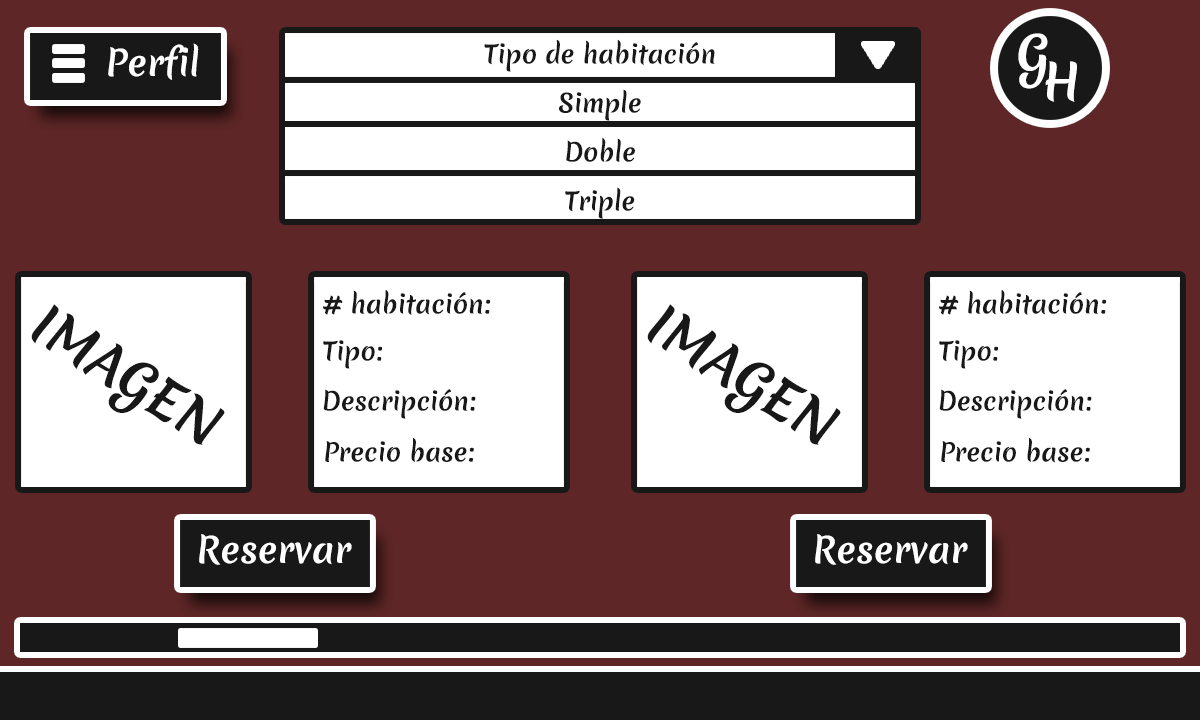
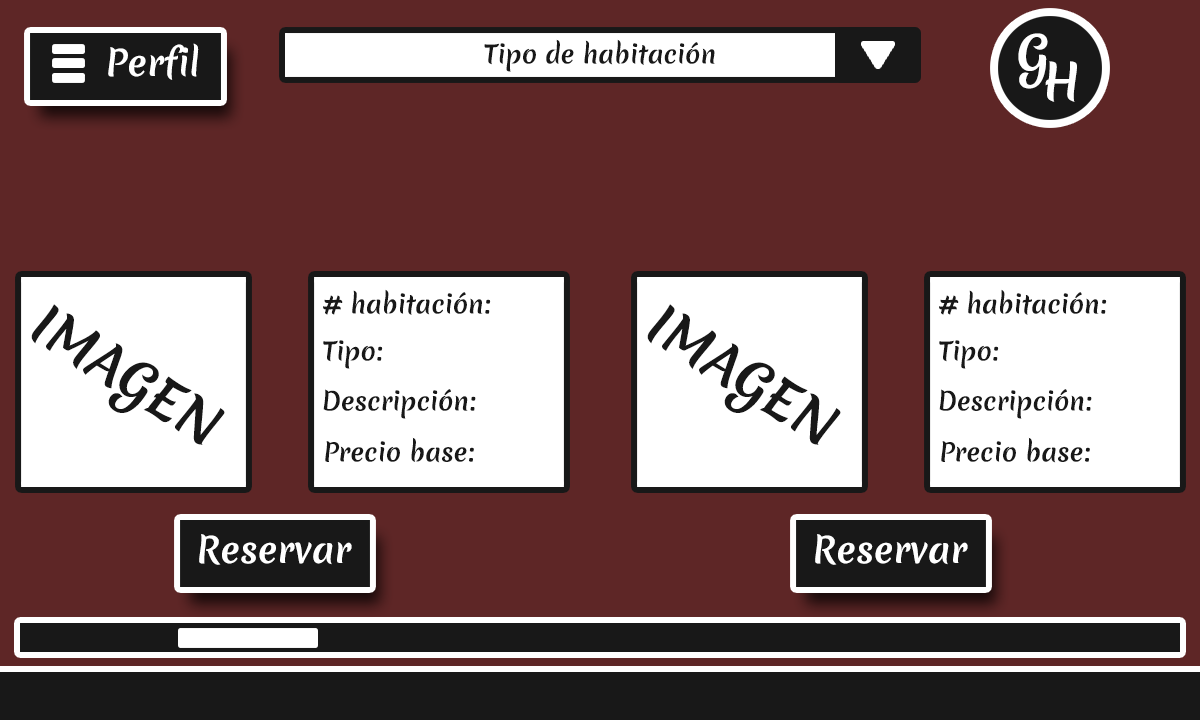
Comparing the layer stacks of the two 1200x720 images. Changes:
hid group "Triple" (1st of 2, in "Panels") (2 layers) over [285, 176, 915, 219]
hid group "Double" (2 layers) over [285, 127, 915, 176]
hid group "Simple" (1st of 2, in "Panels") (2 layers) over [285, 82, 915, 127]
